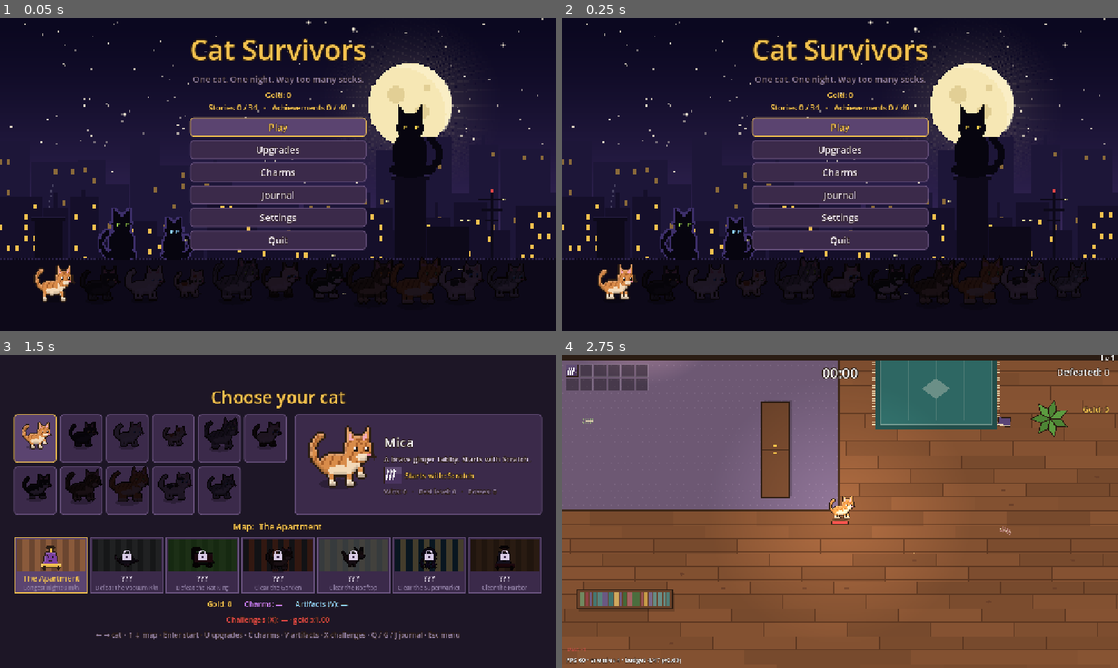
Above: before the commit, frames 1-4 (two rows, left to right).
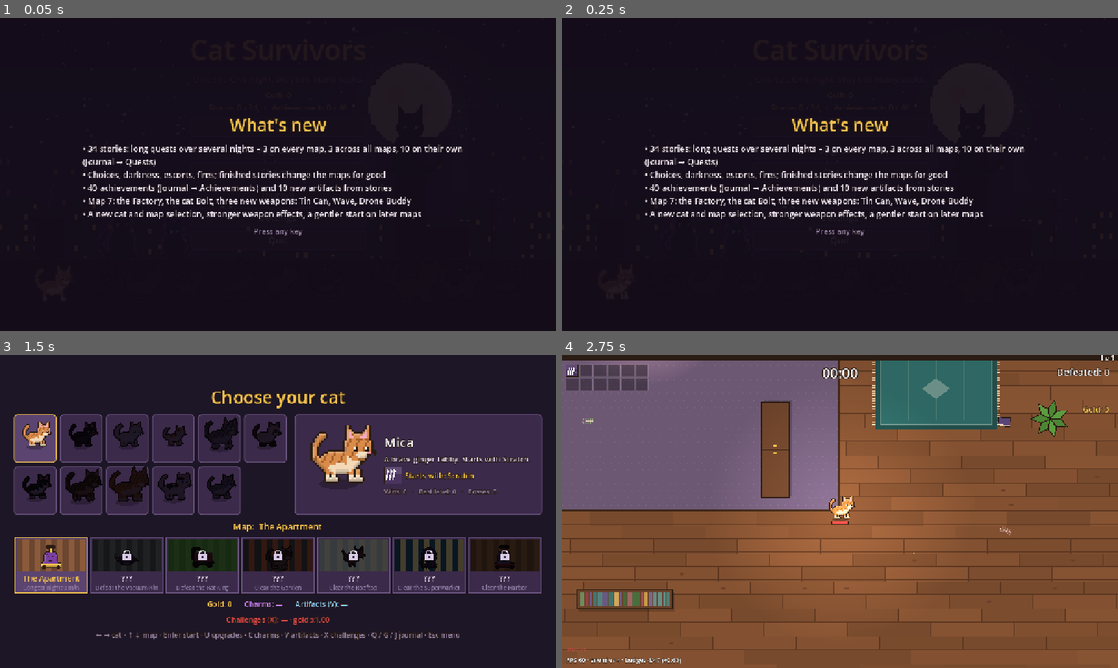
Above: after the commit, the same moments.

Repository: johnniccon01/cat-survivors
Game: Godot game, scene res://scenes/main_menu.tscn
Same seed, same stepped clock (60 frames per second), same inputs: the game is played once before the commit and once after it.
Inputs (mouse positions are in pixels of both pictures, inside the frame that each line leads up to):
- Up to frame 1 (0.05 s): no input
- Up to frame 2 (0.25 s): no input
- Up to frame 3 (1.5 s): click "Play" at 0.5 s; click (278, 464) at 1.25 s, where only the run after the commit has a clickable "Play"
- Up to frame 4 (2.75 s): tap Enter (ui_accept) at 2 s; drag from (612, 564) to (895, 442) at 2.02 s

The runs differ from the first frame. In frame 1, 38% of the frame differs, in the area x 0-100%, y 0-91%; in frame 2, 38%, in the area x 0-100%, y 0-90%; in frame 3, 1.2%; in frame 4, nothing differs.

Commit message:
What's new panel in the main menu, shown once after an update
Co-Authored-By: Claude Opus 5.5 <noreply@anthropic.com>

Diff:
--- a/locale/translations.csv
+++ b/locale/translations.csv
@@ -1353,3 +1353,18 @@
 BRANCH_TARGETING_NAME,Targeting,Zameriavač,Zaměřovač
 BRANCH_TARGETING_DESC,Finishes off weakened enemies.,Dorazí oslabených nepriateľov.,Dorazí oslabené nepřátele.
 MENU_PROGRESS,Stories %d / %d   ·   Achievements %d / %d,Príbehy %d / %d   ·   Úspechy %d / %d,Příběhy %d / %d   ·   Úspěchy %d / %d
+NEWS_TITLE,What's new,Čo je nové,Co je nového
+NEWS_TEXT,"• 34 stories: long quests over several nights – 3 on every map, 3 across all maps, 10 on their own (Journal → Quests)
+• Choices, darkness, escorts, fires; finished stories change the maps for good
+• 40 achievements (Journal → Achievements) and 10 new artifacts from stories
+• Map 7: the Factory, the cat Bolt, three new weapons: Tin Can, Wave, Drone Buddy
+• A new cat and map selection, stronger weapon effects, a gentler start on later maps","• 34 príbehov: dlhé questy cez viac nocí – 3 na každej mape, 3 cez všetky mapy, 10 samostatných (Denník → Questy)
+• Voľby, tma, eskorty, požiare; dokončené príbehy natrvalo menia mapy
+• 40 úspechov (Denník → Úspechy) a 10 nových artefaktov z príbehov
+• Mapa 7: Továreň, mačka Šrubka, tri nové zbrane: Konzerva, Vlna, Dronček
+• Nový výber mačky a mapy, výraznejšie efekty zbraní, ľahší začiatok neskorších máp","• 34 příběhů: dlouhé questy přes více nocí – 3 na každé mapě, 3 přes všechny mapy, 10 samostatných (Deník → Questy)
+• Volby, tma, doprovody, požáry; dokončené příběhy natrvalo mění mapy
+• 40 úspěchů (Deník → Úspěchy) a 10 nových artefaktů z příběhů
+• Mapa 7: Továrna, kočka Šroubek, tři nové zbraně: Konzerva, Vlna, Dronek
+• Nový výběr kočky a mapy, výraznější efekty zbraní, lehčí začátek pozdějších map"
+NEWS_HINT,Press any key,Stlač ľubovoľný kláves,Stiskni libovolnou klávesu
--- a/scripts/ui/main_menu.gd
+++ b/scripts/ui/main_menu.gd
@@ -105,6 +105,12 @@
 	_refresh()
 	_wrap_focus()
 	(_buttons.get_child(0) as Button).grab_focus.call_deferred()
+	# After an update: what's new, once.
+	if NewsPanel.should_show():
+		var news := NewsPanel.new()
+		add_child(news)
+		news.closed.connect(_on_panel_closed)
+		_open.call_deferred(news)
 
 
 ## Up from the first button goes to the last and down from the last to the
--- /dev/null
+++ b/scripts/ui/news_panel.gd
@@ -0,0 +1,51 @@
+class_name NewsPanel
+extends ColorRect
+## "What's new": shown once in the main menu after an update (the flag
+## "news:<VERSION>" remembers it). Any key or click closes it.
+
+signal closed
+
+const VERSION := 4
+
+var _ready_for_input := false
+
+
+## True when this version's news hasn't been shown yet (never in tests).
+static func should_show() -> bool:
+	return not GameData.no_save() and not Profile.has_flag("news:%d" % VERSION)
+
+
+func _ready() -> void:
+	color = Color(0.08, 0.05, 0.1, 0.94)
+	set_anchors_and_offsets_preset(Control.PRESET_FULL_RECT)
+	visible = false
+	var box := VBoxContainer.new()
+	box.set_anchors_and_offsets_preset(Control.PRESET_CENTER)
+	box.grow_horizontal = Control.GROW_DIRECTION_BOTH
+	box.grow_vertical = Control.GROW_DIRECTION_BOTH
+	box.add_theme_constant_override("separation", 14)
+	add_child(box)
+	box.add_child(UiStyle.label("NEWS_TITLE", 40, UiStyle.GOLD))
+	var text := UiStyle.label("NEWS_TEXT", 19, UiStyle.TEXT, HORIZONTAL_ALIGNMENT_LEFT)
+	text.autowrap_mode = TextServer.AUTOWRAP_WORD_SMART
+	text.custom_minimum_size = Vector2(900, 0)
+	box.add_child(text)
+	box.add_child(UiStyle.label("NEWS_HINT", 17, UiStyle.MUTED))
+
+
+func open() -> void:
+	visible = true
+	Profile.set_flag("news:%d" % VERSION)
+	# Ignore the key that may still be held from starting the game.
+	await get_tree().create_timer(0.4).timeout
+	_ready_for_input = true
+
+
+func _input(event: InputEvent) -> void:
+	if not visible:
+		return
+	if event is InputEventKey or event is InputEventJoypadButton or event is InputEventMouseButton:
+		get_viewport().set_input_as_handled()
+		if _ready_for_input and event.is_pressed() and not event.is_echo():
+			visible = false
+			closed.emit()
Binary file changed: locale/translations.cs.translation
Binary file changed: locale/translations.en.translation
Binary file changed: locale/translations.sk.translation
Not shown, added: scripts/ui/news_panel.gd.uid
